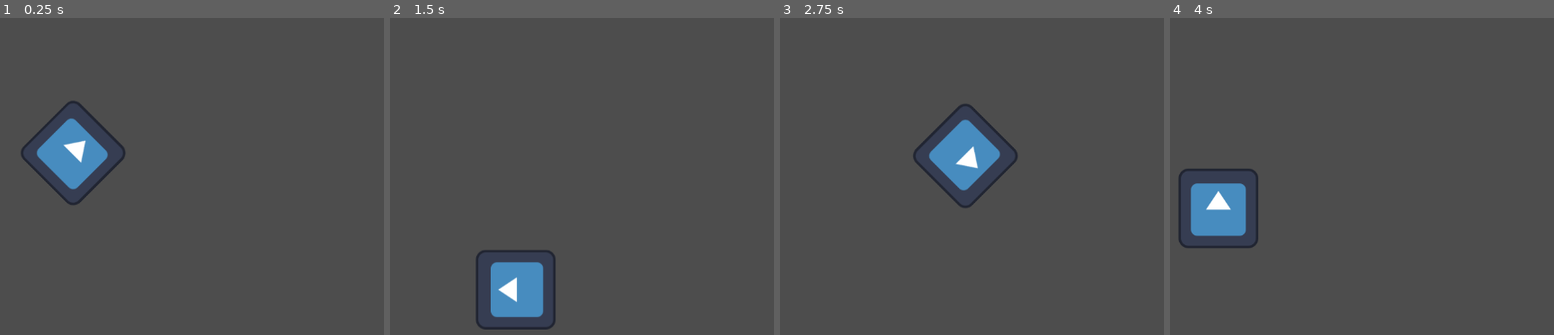
Above: before the commit, frames 1-4 (left to right).
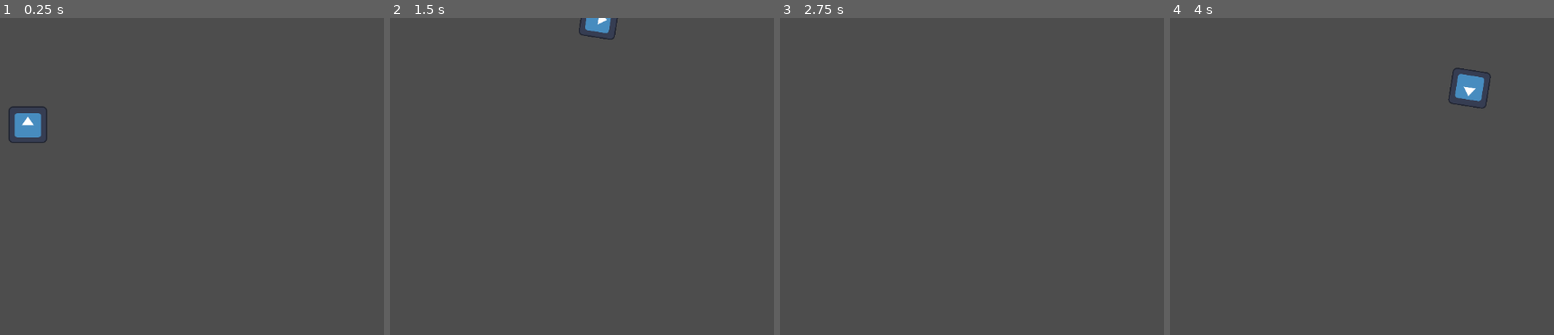
Above: after the commit, the same moments.

Repository: JoelEncinas/Godot-Journey
Game: Godot game, scene res://sprite_2d.tscn
The game is run twice, just before and just after one commit, with the same random seed, the same clock (stepped at 60 frames per second) and the same inputs. The project has no main scene, so this scene is started directly. The engine's default icon, where the game draws it, is replaced by a stand-in: a white triangle on a blue panel in a dark square.
Inputs:
- Up to frame 1 (0.25 s): no input
- Up to frame 2 (1.5 s): hold Right (ui_right) 0.53-1.28 s; hold Left (ui_left) from 1.28 s (still down)
- Up to frame 3 (2.75 s): release Left (ui_left) at 2.03 s; hold Right (ui_right) from 2.03 s (still down)
- Up to frame 4 (4 s): release Right (ui_right) at 3.53 s; hold Left (ui_left) from 3.53 s (still down)

The runs differ from the first frame. In frame 1, 3.7% of the frame differs, in the area x 2-33%, y 26-59%; in frame 2, 3.5%; in frame 3, 3.1%; in frame 4, 3.8%, in the area x 2-84%, y 15-73%.

Commit message:
add user direction

Diff:
--- a/FirstGame/Sprite2D.gd
+++ b/FirstGame/Sprite2D.gd
@@ -4,7 +4,14 @@
 var angular_speed = PI
 
 func _process(delta):
-	rotation += angular_speed * delta
+	var direction = 0
+
+	if Input.is_action_pressed("ui_left"):
+		direction = -1
+	if Input.is_action_pressed("ui_right"):
+		direction = 1
+
+	rotation += angular_speed * direction * delta
 
 	var velocity = Vector2.UP.rotated(rotation) * speed
 	position += velocity * delta
--- a/FirstGame/sprite_2d.tscn
+++ b/FirstGame/sprite_2d.tscn
@@ -4,6 +4,7 @@
 [ext_resource type="Script" path="res://Sprite2D.gd" id="2_ohptr"]
 
 [node name="Sprite2D" type="Sprite2D"]
-position = Vector2(614, 306)
+position = Vector2(581, 271.5)
+scale = Vector2(0.484375, 0.460938)
 texture = ExtResource("1_7gmu3")
 script = ExtResource("2_ohptr")
